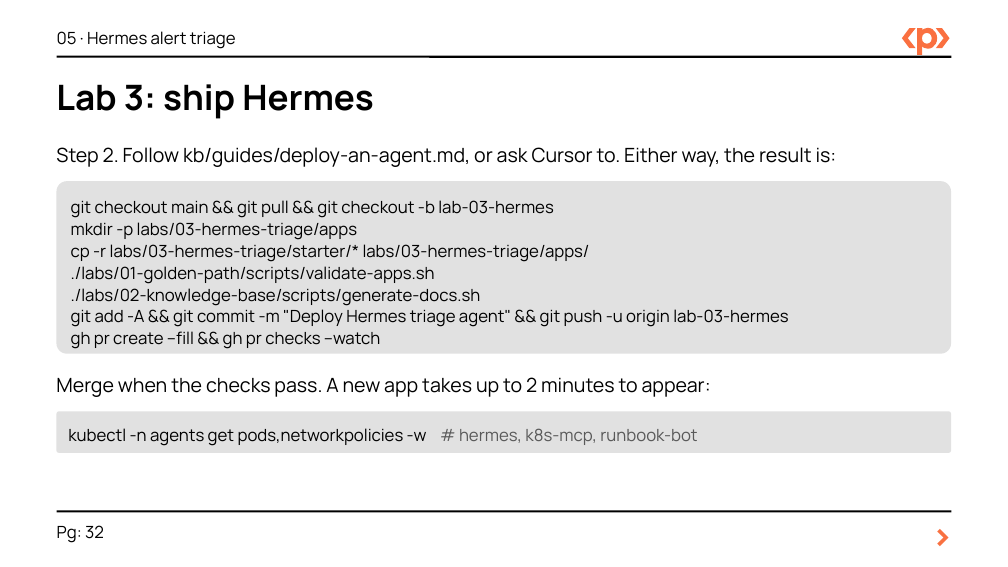
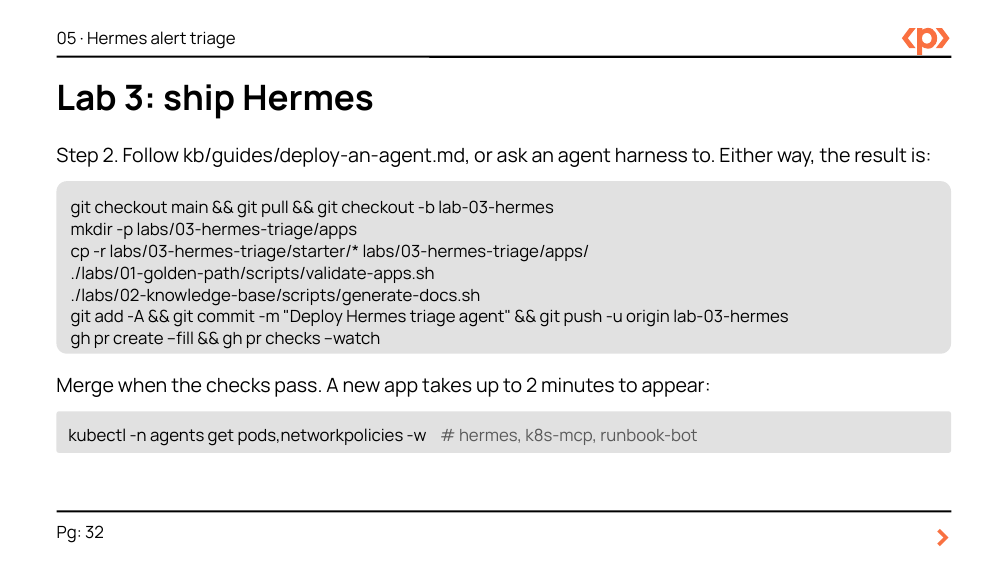
Before and after one commit to focuslight-nr/agentic-idp-packt, a slide deck: slide 32 of slides/agentic-idp-workshop.pptx. Drawn at 1008x567 pixels with LibreOffice and Linux fonts; fonts in the diff are those of the drawing. Boxes give left, top, right and bottom in pixels: in the first picture for what was removed or moved away, otherwise in the second. Text is boxed around its words. In the diff, an @@ line names an element or a change of style, - is before the commit and + after.

Commit message:
docs(slides): say agent harness instead of Cursor (#14)

```diff
--- a/slides/agentic-idp-workshop.pptx
+++ b/slides/agentic-idp-workshop.pptx
@@ text at (56,147,932,167): text changed @@
-Step 2. Follow kb/guides/deploy-an-agent.md, or ask Cursor to. Either way, the result is:
+Step 2. Follow kb/guides/deploy-an-agent.md, or ask an agent harness to. Either way, the result is:
```
Also in this commit, not shown: 3 other slides changed, 1 other file.
